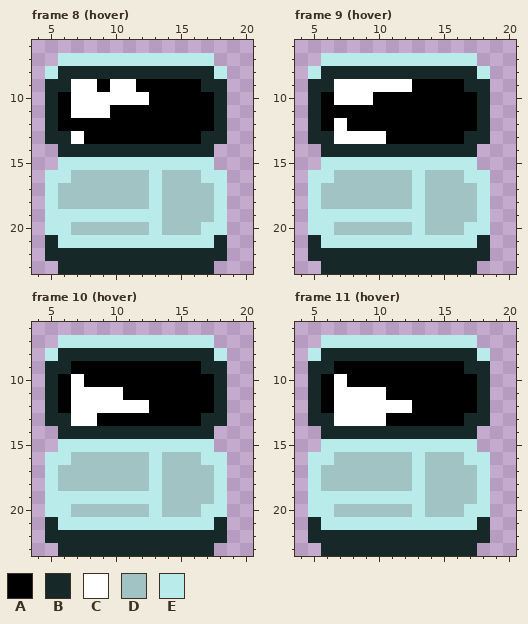
One commit to this pixel-art file: Assets/Resources/new aseprite/objects/items/laptop.aseprite. That is the earlier state.
24x24 pixels, 20 frames. Shown: frame 8 (hover): x 4..20, y 6..23; frame 9 (hover): x 4..20, y 6..23; frame 10 (hover): x 4..20, y 6..23; frame 11 (hover): x 4..20, y 6..23. The commit also changed other frames, which this record leaves out.
Palette (. is transparent): A #000000  B #172828  C #ffffff  D #a2c3c3  E #b9ebeb
The result:
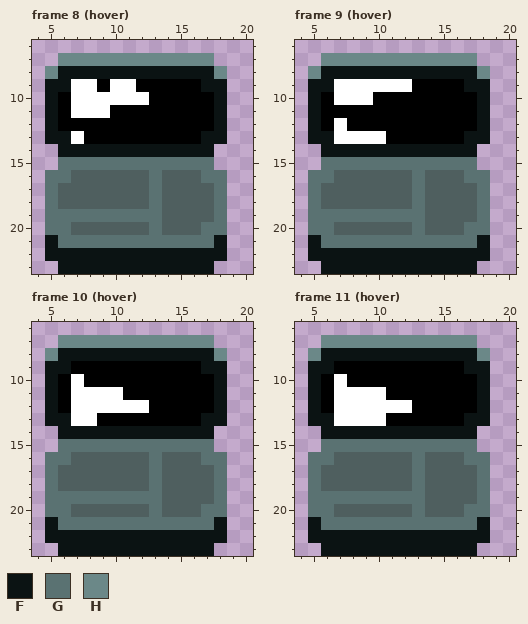
Colours new in this view: F #0b1313  G #5a7272  H #6b8888
Diff:
layer "laptop-2/em/em" now shown
layer "laptop-2/em/addons" now shown
colour D: #a2c3c3 -> #4f5f5f
Changed rows in their new state; - is a pixel that keeps its letter.
Frame 8 (hover), layers "laptop-2/em/addons", "laptop-2/em/em":
first column x 5:
 7 -HHHHHHHHHHHH-
 8 HFFFFFFFFFFFFH
 9 FF----------FF
10 F------------F
11 F------------F
12 F------------F
13 FF----------FF
14 -FFFFFFFFFFFF-
15 -GGGGGGGGGGGG-
16 GG------G---GG
17 G-------G----G
18 G-------G----G
19 GGGGGGGGG----G
20 GG------G---GG
21 FGGGGGGGGGGGGF
22 FFFFFFFFFFFFFF
23 -FFFFFFFFFFFF-
Frame 9 (hover), layers "laptop-2/em/addons", "laptop-2/em/em": the same change as frame 8 (hover)
Frame 10 (hover), layers "laptop-2/em/addons", "laptop-2/em/em": the same change as frame 8 (hover)
Frame 11 (hover), layers "laptop-2/em/addons", "laptop-2/em/em": the same change as frame 8 (hover)
